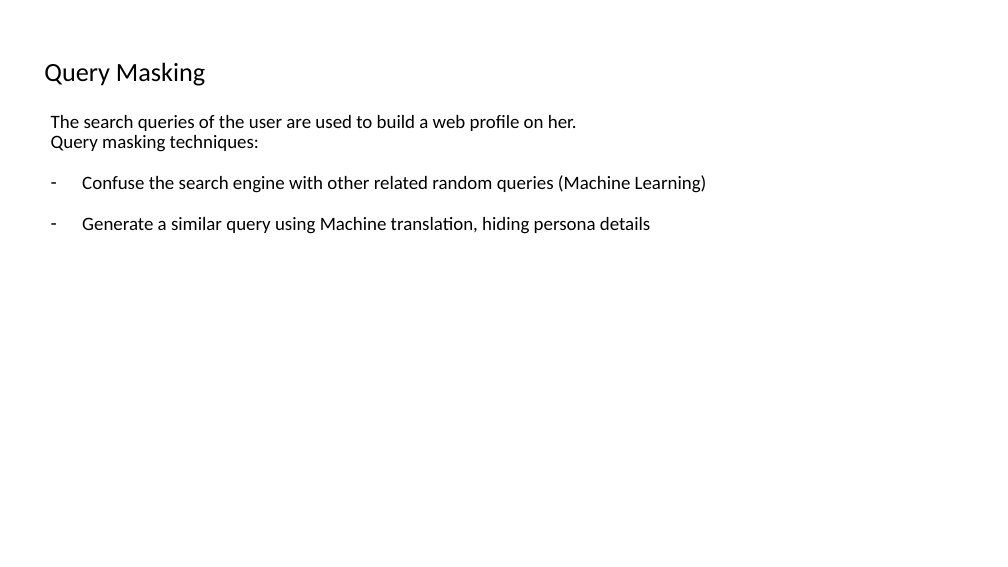
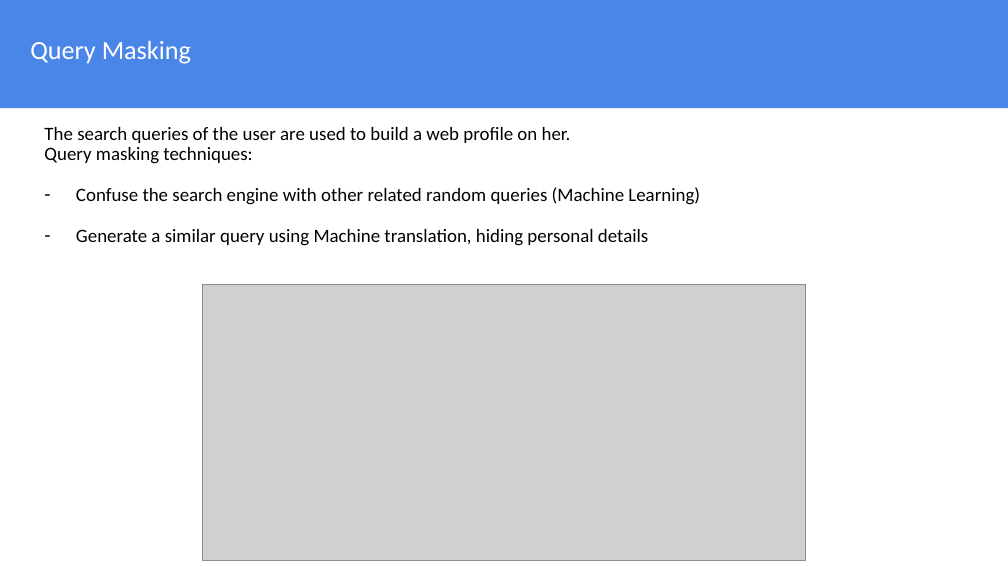
Before and after one commit to JayLohokare/who-am-I, a slide deck: slide 12 of Who am I.pptx. Drawn at 1008x567 pixels with LibreOffice and Linux fonts; fonts in the diff are those of the drawing; grey boxes stand for pictures. Boxes give left, top, right and bottom in pixels: in the first picture for what was removed or moved away, otherwise in the second. Text is boxed around its words. In the diff, an @@ line names an element or a change of style, - is before the commit and + after.

```diff
--- a/Who am I.pptx
+++ b/Who am I.pptx
@@ rectangle added at <box>0,0,1008,108</box>, fill #4A86E8 @@
@@ title "Query Masking": place and size @@
-title "Query Masking" at <box>44,62,205,86</box>
+title "Query Masking" at <box>30,41,191,64</box>
@@ title "Query Masking" at <box>30,41,191,64</box>: text colour #000000 to #FFFFFF @@
@@ text "The search queries of the ...": place and size @@
-text "The search queries of the ..." at <box>51,115,707,234</box>
+text "The search queries of the ..." at <box>44,127,700,246</box>
@@ text at <box>76,229,648,246</box>: text changed @@
-– Generate a similar query using Machine translation, hiding persona details
+– Generate a similar query using Machine translation, hiding personal details
@@ picture added at <box>202,284,806,561</box> @@
```
Also in this commit, not shown: 19 other slides changed.
